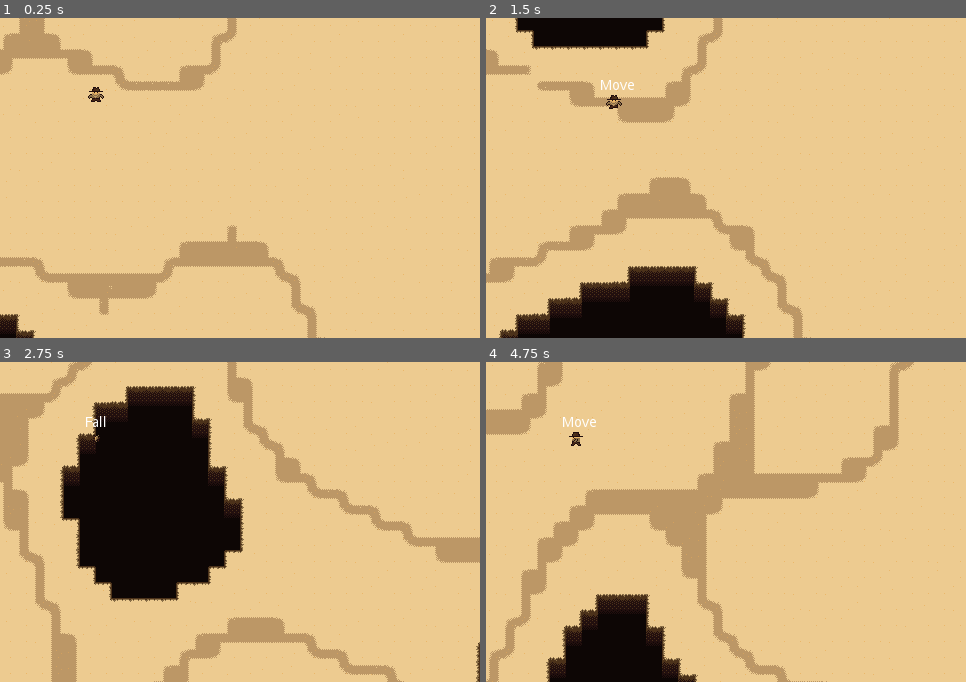
Above: before the commit, frames 1-4 (two rows, left to right).
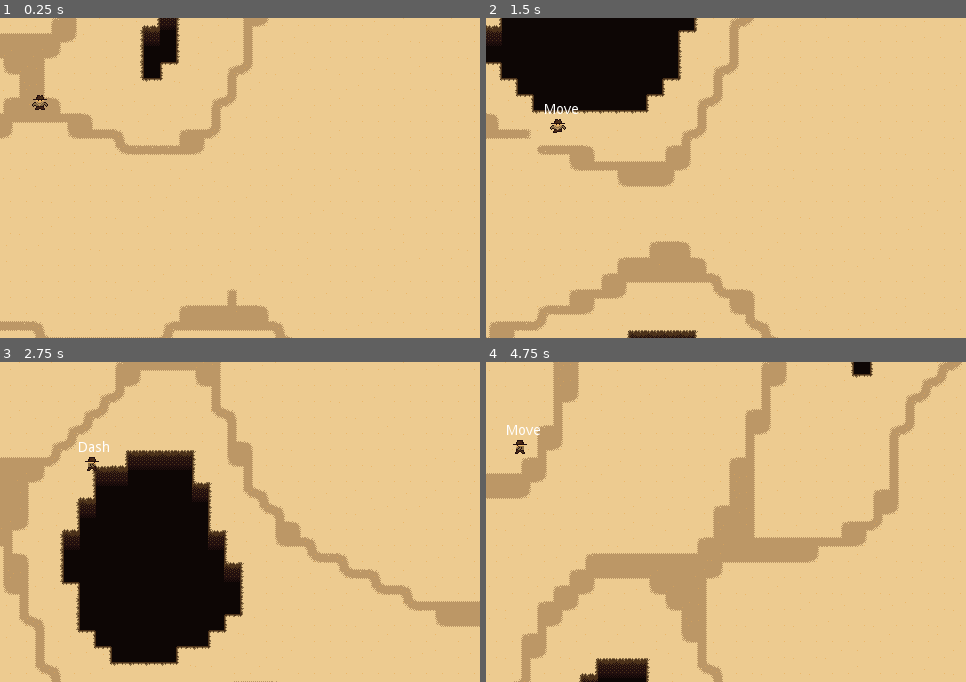
Above: after the commit, the same moments.

Repository: mikahimself/gun-fighters
Game: Godot game, scene res://scenes/World.tscn
Two runs of this game, one before a commit and one after it. Both use one fixed random seed, a clock stepped at 60 frames per second and the inputs below.
Inputs:
- Up to frame 1 (0.25 s): no input
- Up to frame 2 (1.5 s): tap Enter (ui_accept) at 0.5, 0.77 s; hold Right (move_right) 0.53-1.28 s; hold M (move_dash) 0.53-1.28 s; hold Down (move_down) from 1.28 s (still down); tap 1 (simulate_damage) at 1.35 s
- Up to frame 3 (2.75 s): tap Enter (ui_accept) at 1.52 s; release Down (move_down) at 2.03 s; hold Right (move_right) from 2.03 s (still down); hold M (move_dash) from 2.03 s (still down)
- Up to frame 4 (4.75 s): release Right (move_right) at 2.78 s; release M (move_dash) at 2.78 s; hold Up (move_up) 2.78-3.53 s; tap 1 (simulate_damage) at 2.85, 4.35 s; tap Enter (ui_accept) at 3.02, 3.77, 4.52 s; hold M (move_dash) 3.53-4.28 s; hold Left (move_left) from 3.53 s (still down)

The runs differ from the first frame. In frame 1, 15% of the frame differs, in the area x 0-99%, y 0-100%; in frame 2, 28%; in frame 3, 32%, in the area x 0-100%, y 0-100%; in frame 4, 29%.

Commit message:
Move maps to (0,0) , finetune player placement

Diff:
--- a/scenes/Player.tscn
+++ b/scenes/Player.tscn
@@ -42,8 +42,7 @@
 "values": [ Vector2( 1, 1 ), Vector2( 0.1, 0.1 ) ]
 }
 
-[sub_resource type="Animation" id=2]
-resource_name = "Idle_Down"
+[sub_resource type="Animation" id=3]
 tracks/0/type = "value"
 tracks/0/path = NodePath("Sprite:frame")
 tracks/0/interp = 1
@@ -81,8 +80,7 @@
 "values": [ Vector2( 1, 1 ) ]
 }
 
-[sub_resource type="Animation" id=3]
-resource_name = "Idle_Up"
+[sub_resource type="Animation" id=4]
 tracks/0/type = "value"
 tracks/0/path = NodePath("Sprite:frame")
 tracks/0/interp = 1
@@ -136,8 +134,7 @@
 "values": [ 1, 2, 3, 0 ]
 }
 
-[sub_resource type="Animation" id=5]
-resource_name = "Walk_Left"
+[sub_resource type="Animation" id=6]
 length = 0.8
 tracks/0/type = "value"
 tracks/0/path = NodePath("Sprite:frame")
@@ -152,8 +149,7 @@
 "values": [ 30, 31, 32, 33 ]
 }
 
-[sub_resource type="Animation" id=6]
-resource_name = "Walk_Right"
+[sub_resource type="Animation" id=7]
 length = 0.8
 loop = true
 tracks/0/type = "value"
@@ -260,10 +256,10 @@
 collide_with_areas = true
 
 [node name="AnimationPlayer" type="AnimationPlayer" parent="."]
-anims/Fall = SubResource( 8 )
-anims/Idle_Down = SubResource( 2 )
-anims/Idle_Up = SubResource( 3 )
-anims/Walk_Down = SubResource( 4 )
-anims/Walk_Left = SubResource( 5 )
-anims/Walk_Right = SubResource( 6 )
-anims/Walk_Up = SubResource( 7 )
+anims/Fall = SubResource( 2 )
+anims/Idle_Down = SubResource( 3 )
+anims/Idle_Up = SubResource( 4 )
+anims/Walk_Down = SubResource( 5 )
+anims/Walk_Left = SubResource( 6 )
+anims/Walk_Right = SubResource( 7 )
+anims/Walk_Up = SubResource( 8 )
--- a/scenes/World.tscn
+++ b/scenes/World.tscn
@@ -9,14 +9,12 @@
 script = ExtResource( 1 )
 
 [node name="TileMap" type="TileMap" parent="."]
-position = Vector2( -64, -64 )
 tile_set = ExtResource( 5 )
 cell_size = Vector2( 16, 16 )
 cell_custom_transform = Transform2D( 16, 0, 0, 16, 0, 0 )
 format = 1
 
 [node name="Navigation2D" type="Navigation2D" parent="."]
-position = Vector2( -64, -64 )
 
 [node name="TileMapSand" type="TileMap" parent="Navigation2D"]
 tile_set = ExtResource( 2 )
@@ -27,12 +25,11 @@
 format = 1
 
 [node name="TileMapPaths" type="TileMap" parent="."]
-position = Vector2( -64, -64 )
 tile_set = ExtResource( 3 )
 cell_size = Vector2( 16, 16 )
 cell_custom_transform = Transform2D( 16, 0, 0, 16, 0, 0 )
 format = 1
 
 [node name="Camera2D" type="Camera2D" parent="."]
-position = Vector2( 240, 180 )
+position = Vector2( 304, 180 )
 current = true
--- a/scripts/OnLedge.gd
+++ b/scripts/OnLedge.gd
@@ -10,8 +10,10 @@
 	var input_direction = get_input_direction()
 	if input_direction:
 		state_machine.transition_to("Move")
+		return
 	if not check_ledge():
 		state_machine.transition_to("Idle")
+		return
 
 func check_ledge() -> bool:
 	var rays = owner.rays
--- a/scripts/Player.gd
+++ b/scripts/Player.gd
@@ -42,5 +42,5 @@
 	$AnimationPlayer.play(animation)
 
 func get_map_position() -> int:
-	var pos = tilemap.world_to_map(position + Vector2(64, 64))
+	var pos = tilemap.world_to_map(position)
 	return tilemap.get_cell(pos.x, pos.y)
--- a/scripts/World.gd
+++ b/scripts/World.gd
@@ -68,8 +68,8 @@
 
 	for x in range(6, map_size.x / 2+ 6):
 		for y in range(6, map_size.y):
-			if $Navigation2D/TileMapSand.get_cell(x, y) == 0:
-				plr.position = $Navigation2D/TileMapSand.map_to_world(Vector2(x, y))
+			if $Navigation2D/TileMapSand.get_cell(x, y) == 0 and check_surroundings(x, y):
+				plr.position = $Navigation2D/TileMapSand.map_to_world(Vector2(x, y)) + Vector2(8, 8)
 				foundPosition = true
 			if (foundPosition):
 				print("placed player at ", plr.position)
@@ -81,3 +81,15 @@
 		add_child(plr)
 	else:
 		print("Couldnt fin pos")
+
+func check_surroundings(x: int, y:int) -> bool:
+	var placeOK = true
+	if $Navigation2D/TileMapSand.get_cell(x - 1, y) == -1:
+		placeOK = false
+	if $Navigation2D/TileMapSand.get_cell(x + 1, y) == -1:
+		placeOK = false
+	if $Navigation2D/TileMapSand.get_cell(x, y - 1) == -1:
+		placeOK = false
+	if $Navigation2D/TileMapSand.get_cell(x, y + 1) == -1:
+		placeOK = false
+	return placeOK
Not shown: 3 places in scenes/Player.tscn that only renumber resources
Not shown: 1 places in scenes/World.tscn that only renumber resources
